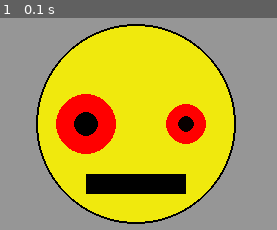
Above: before the commit, frame 1.
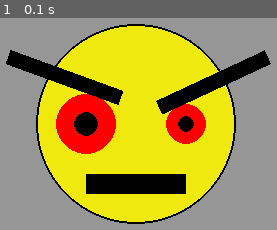
Above: after the commit, the same moment.

Repository: Donkeehot/my_projects
Game: pygame game, started from pygame/Angry_Face/angry_face.py
The game is run twice, just before and just after one commit, with the same random seed, the same clock (stepped at 60 frames per second) and the same inputs.
Inputs:
- Up to frame 1 (0.1 s): no input

The runs differ from the first frame. In frame 1, 6.0% of the frame differs, in the area x 2-98%, y 15-46%.

Commit message:
added comments and rotated rectangles to an image

Diff:
--- a/pygame/Angry_Face/angry_face.py
+++ b/pygame/Angry_Face/angry_face.py
@@ -22,6 +22,29 @@
 # draw pupils
 circle(screen, (0, 0, 0), (150, 200), 12)
 circle(screen, (9, 0, 0), (250, 200), 8)
+# ------------drawing eybrows------------
+# left eyebrow
+# create a surface for rotation
+left_eyebrow_surface = pygame.Surface((15, 120))
+# fill with color for excluding
+left_eyebrow_surface.fill((255, 0, 0))
+# exclude this color
+left_eyebrow_surface.set_colorkey((255, 0, 0))
+# draw a rectangle inside surface
+rect(left_eyebrow_surface, (0, 0, 0), (0, 0, 15, 120))
+# create a new rotated surface
+left_eyebrow_surface = pygame.transform.rotate(left_eyebrow_surface, 70)
+# draw it on parent screen
+screen.blit(left_eyebrow_surface, (70, 126))
+# right eyebrow
+right_eyebrow_surface = pygame.Surface((15, 120))
+right_eyebrow_surface.fill((255, 0, 0))
+right_eyebrow_surface.set_colorkey((255, 0, 0))
+rect(right_eyebrow_surface, (0, 0, 0), (0, 0, 15, 120))
+right_eyebrow_surface = pygame.transform.rotate(right_eyebrow_surface, -65)
+screen.blit(right_eyebrow_surface, (220, 126))
+# ------------------------------------
+
 
 
 
